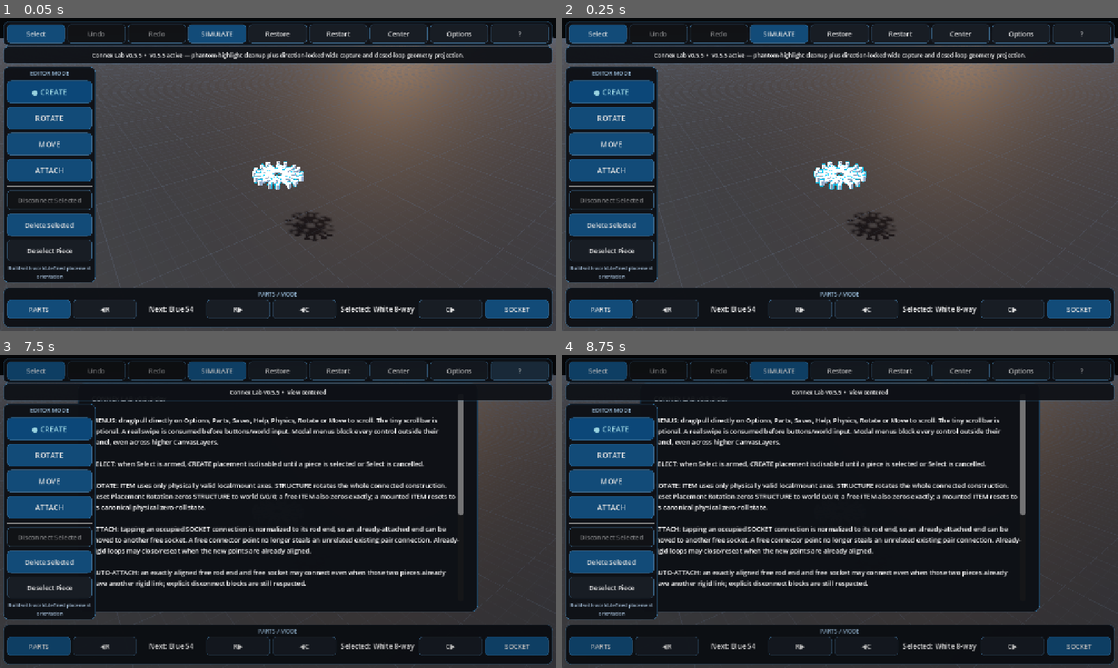
Above: before the commit, frames 1-4 (two rows, left to right).
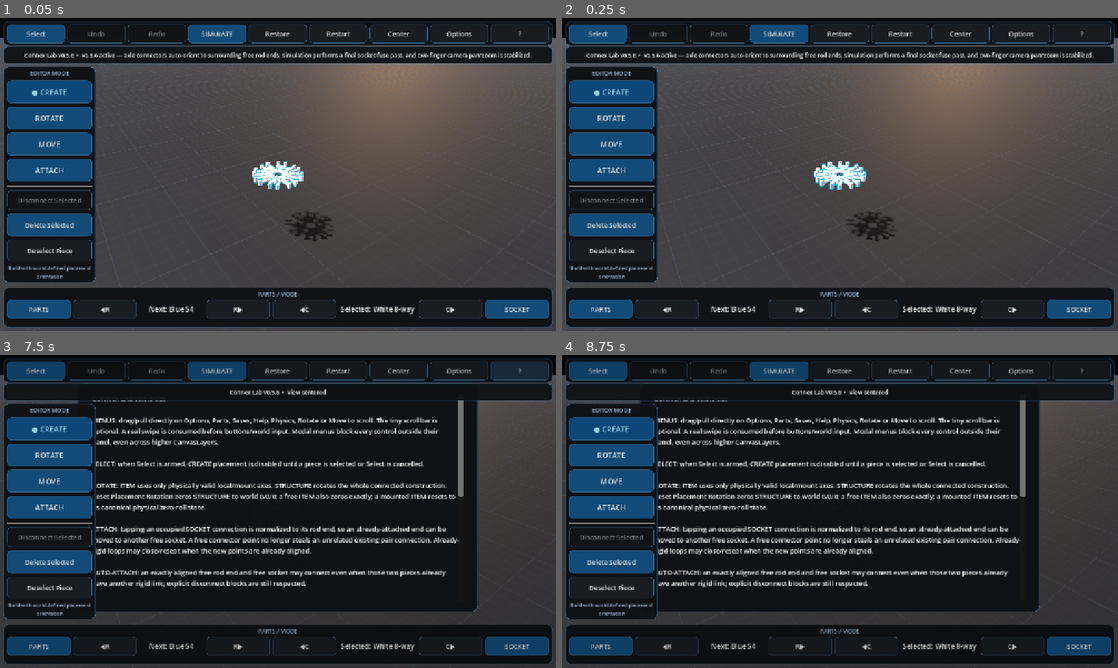
Above: after the commit, the same moments.

Repository: pixel375/connex
Game: Godot game, scene res://Main.tscn
Same seed, same stepped clock (60 frames per second), same inputs: the game is played once before the commit and once after it.
Inputs:
- Up to frame 1 (0.05 s): no input
- Up to frame 2 (0.25 s): no input
- Up to frame 3 (7.5 s): click "Restart" at 0.5 s; click "Restart" at 1.25 s; click "Restart" at 2 s; click "Select" at 2.75 s; click "SELECT…" at 3.5 s; click "SIMULATE" at 4.25 s; click "BUILD" at 5 s; click "Restore" at 5.75 s; click "Center" at 6.5 s; click "?" at 7.25 s
- Up to frame 4 (8.75 s): click "PARTS" at 8 s

The runs differ from the first frame. In frame 1, 1.0% of the frame differs, in the area x 4-96%, y 10-14%; in frame 2, 1.0%; in frame 3, less than 0.1%; in frame 4, less than 0.1%.

Commit message:
v0.5.6: activate axle auto-dock and stable camera runtime

Diff:
--- a/Main.tscn
+++ b/Main.tscn
@@ -1,7 +1,7 @@
 [gd_scene load_steps=3 format=3]
 
-; v0.5.5 release runtime: res://scripts/main_v060.gd
-[ext_resource type="Script" path="res://scripts/main_v060.gd" id="1_main"]
+; v0.5.6 release runtime: res://scripts/main_v061.gd
+[ext_resource type="Script" path="res://scripts/main_v061.gd" id="1_main"]
 [ext_resource type="Script" path="res://scripts/physics_slider_fix_v052.gd" id="2_physics_fix"]
 
 [node name="Main" type="Node3D"]
